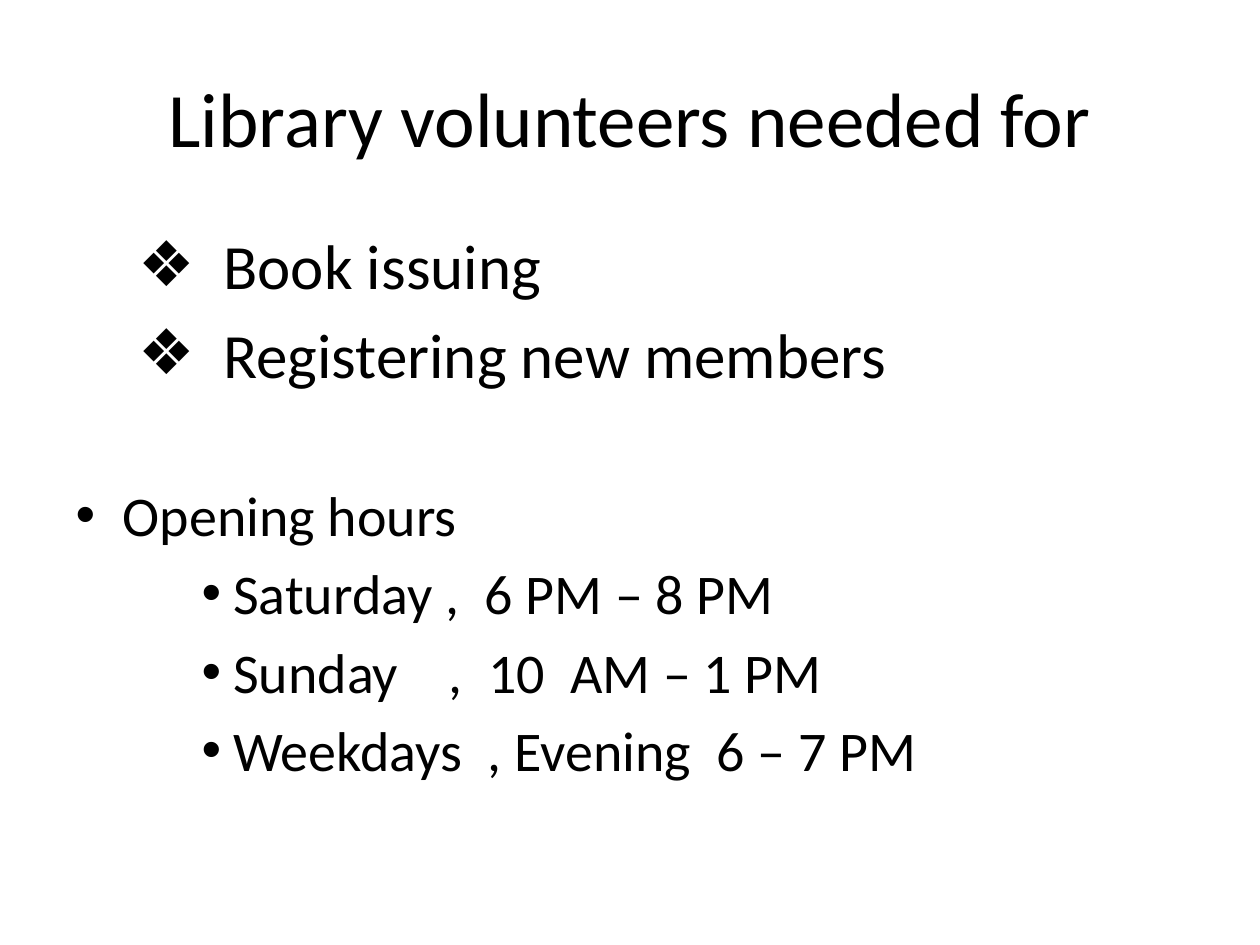
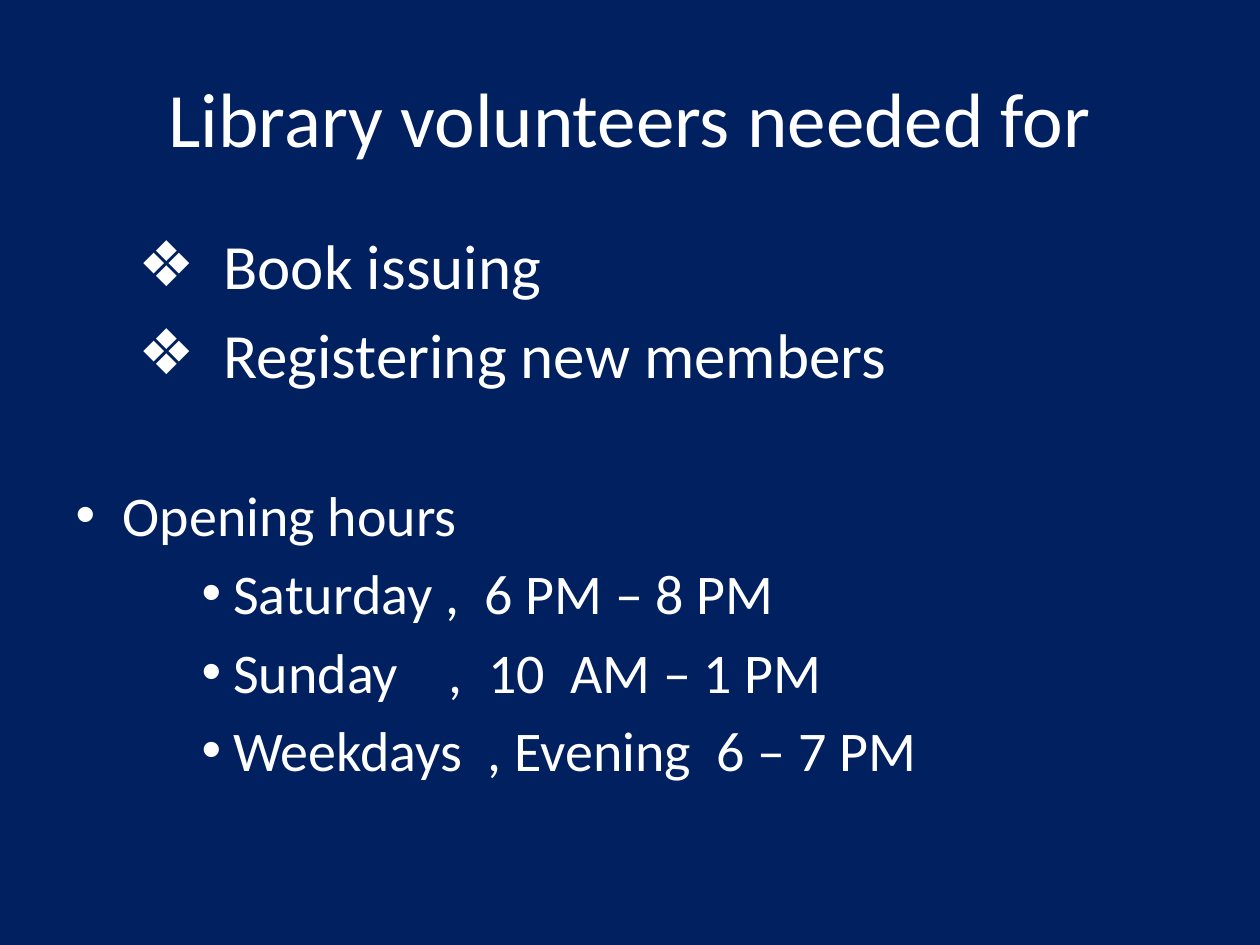
Before and after one commit to jagatsingh/sikhism, a slide deck: slide 3 of software/util/Standard_Templates.pptx. Drawn at 1260x945 pixels with LibreOffice and Linux fonts; fonts in the diff are those of the drawing. Boxes give left, top, right and bottom in pixels: in the first picture for what was removed or moved away, otherwise in the second. Text is boxed around its words. In the diff, an @@ line names an element or a change of style, - is before the commit and + after.

Commit message:
Changing all background to navy blue.

```diff
--- a/software/util/Standard_Templates.pptx
+++ b/software/util/Standard_Templates.pptx
@@ background #FFFFFF to #002060 @@
@@ title "Library volunteers needed for" at <box>168,93,1090,160</box>: text colour #000000 to #FFFFFF @@
@@ text "Book issuing" at <box>123,245,916,781</box>: text colour #000000 to #FFFFFF @@
```
Also in this commit, not shown: 8 other slides changed.
